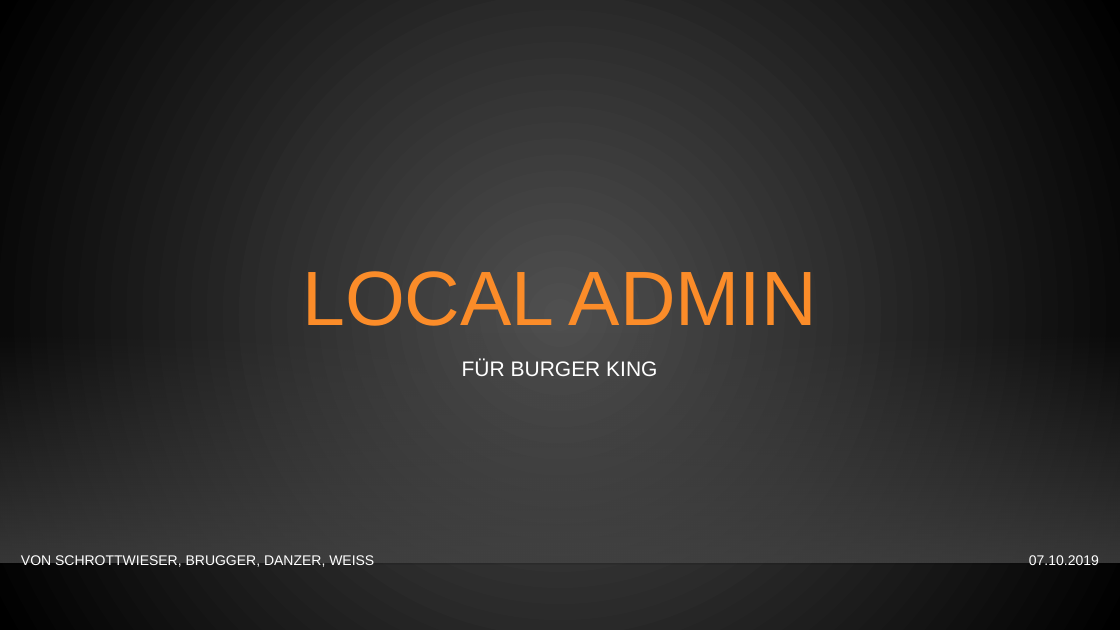
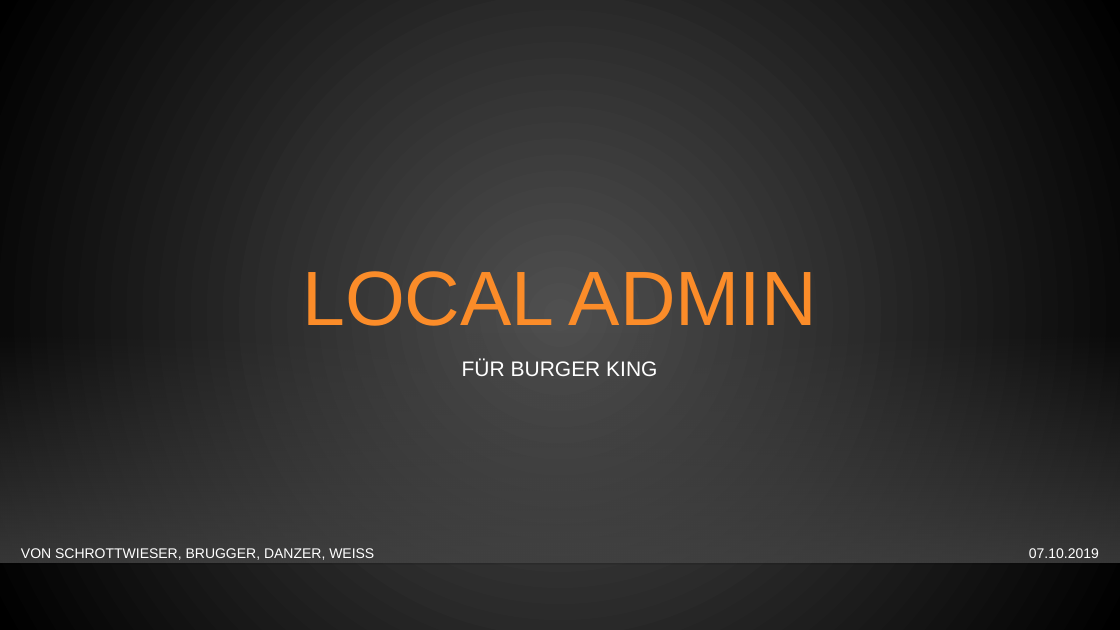
Before and after one commit to Local-Admin-BurgerKing/project-management, a slide deck: slide 1 of 08_Präsentation/Projekt Präsentation(07.10.2019).pptx. Drawn at 1120x630 pixels with LibreOffice and Linux fonts; fonts in the diff are those of the drawing; background and template pictures are left out. Boxes give left, top, right and bottom in pixels: in the first picture for what was removed or moved away, otherwise in the second. Text is boxed around its words. In the diff, an @@ line names an element or a change of style, - is before the commit and + after.

Commit message:
Titelfolie - Namen um 5mm verschoben.

```diff
--- a/08_Präsentation/Projekt Präsentation(07.10.2019).pptx
+++ b/08_Präsentation/Projekt Präsentation(07.10.2019).pptx
@@ text "VON SCHROTTWIESER, BRUGGER, DANZER, WEISS ...": place and size @@
-text "VON SCHROTTWIESER, BRUGGER, DANZER, WEISS ..." at (21, 555, 1099, 569)
+text "VON SCHROTTWIESER, BRUGGER, DANZER, WEISS ..." at (21, 548, 1099, 560)
```
